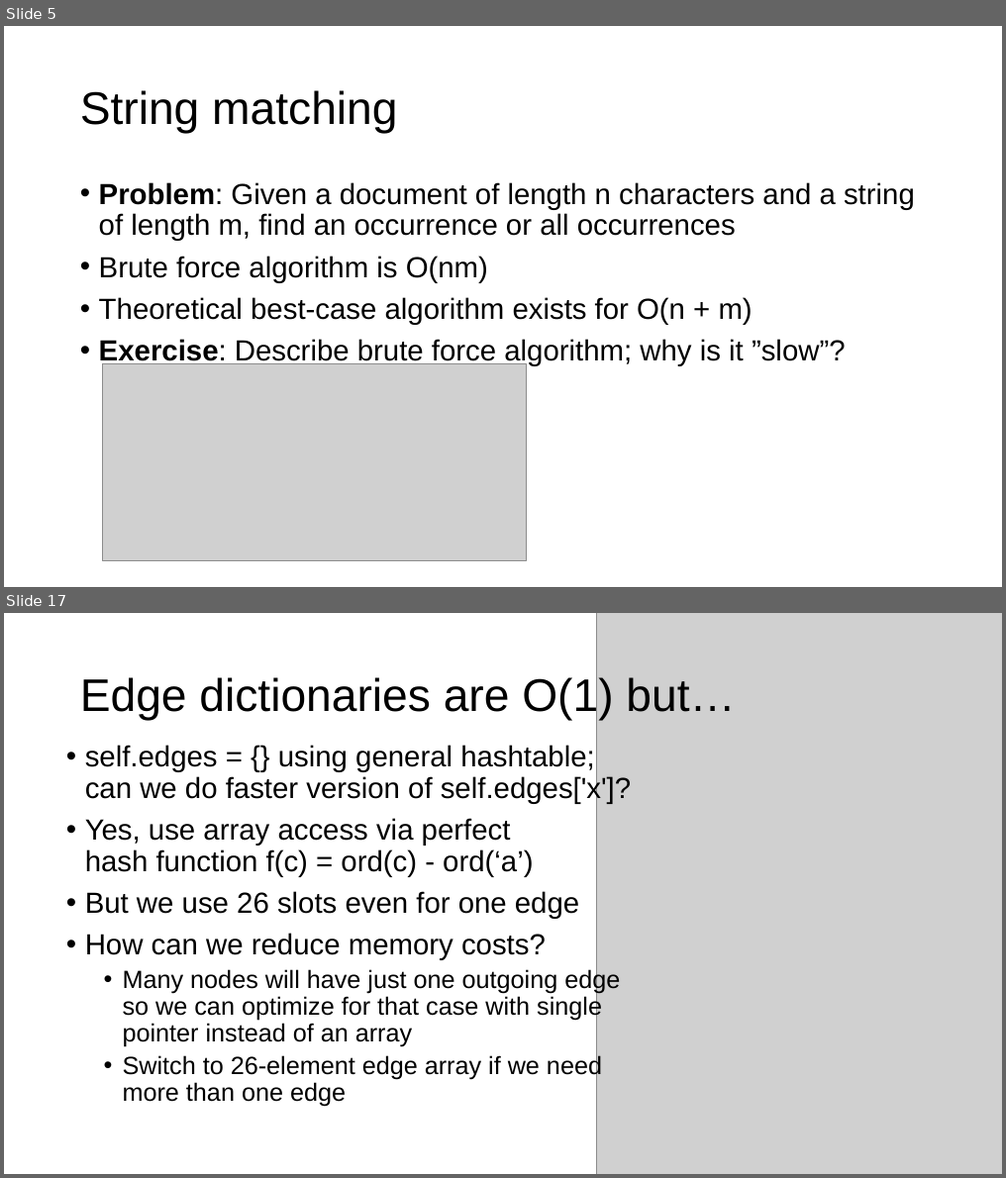
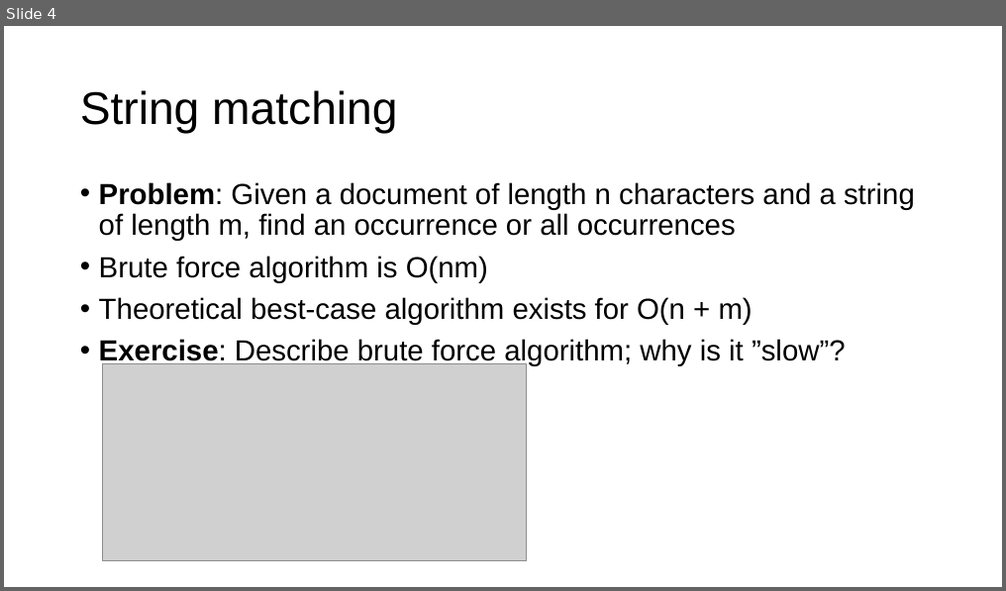
Before and after one commit to USFCA-MSDS/msds689, a slide deck: notes/searching.pptx. Shown one above the other, each under a label of ours: slides 5 and 17 before the commit, slide 4 after it; the slides between them are not shown. The pictures are 1006x1178 and 1006x591 pixels, drawn with LibreOffice and Linux fonts; fonts in the diff are those of the drawing; grey boxes stand for pictures; background and template pictures are left out. Boxes give left, top, right and bottom in pixels: in the first picture for what was removed or moved away, otherwise in the second. Text is boxed around its words. In the diff, an @@ line names an element or a change of style, - is before the commit and + after.

```diff
--- a/notes/searching.pptx
+++ b/notes/searching.pptx
@@ slide 17 removed at (x1=4, y1=613, x2=1002, y2=1174), background #FFFFFF @@
@@ picture removed at (x1=597, y1=613, x2=1002, y2=1174) @@
@@ title removed at (x1=80, y1=675, x2=735, y2=721) @@
-Edge dictionaries are O(1) but…
@@ text removed at (x1=85, y1=745, x2=631, y2=1106) @@
-• self.edges = {} using general hashtable;
-  can we do faster version of self.edges['x']?
-• Yes, use array access via perfect
-  hash function f(c) = ord(c) - ord(‘a’)
-• But we use 26 slots even for one edge
-• How can we reduce memory costs?
-  • Many nodes will have just one outgoing edge so we can optimize for that case with single pointer instead of an array
-  • Switch to 26-element edge array if we need more than one edge
@@ what was slide 5 is now slide 4 @@
```
Also in this commit, not shown: 18 other slides removed, 1 other file.
